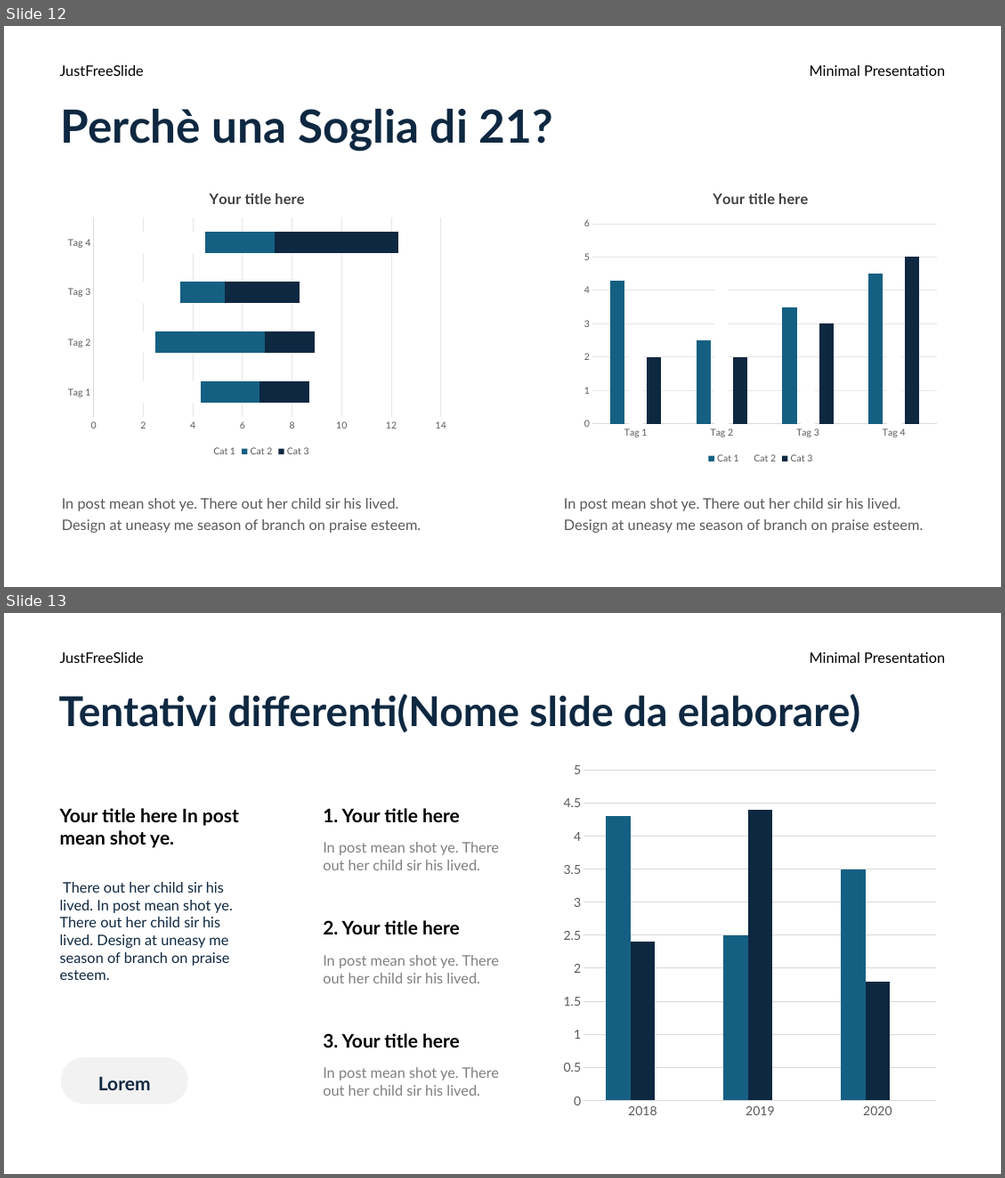
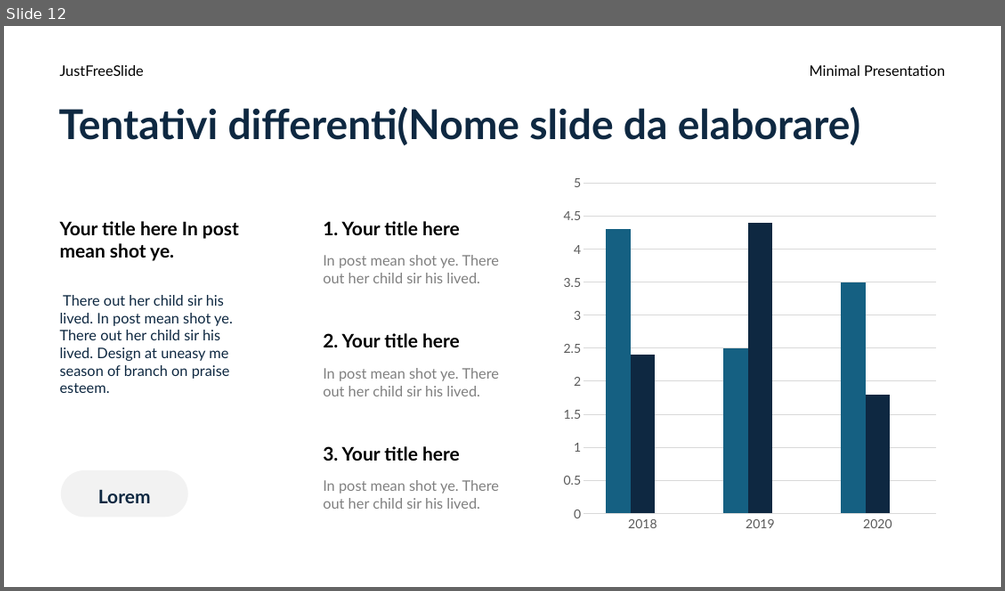
Before and after one commit to aleeteo/leaf_ID, a slide deck: presentazione/ProjectLeafWIP.pptx. Shown one above the other, each under a label of ours: slides 12 and 13 before the commit, slide 12 after it. The pictures are 1005x1178 and 1005x591 pixels, drawn with LibreOffice and Linux fonts; fonts in the diff are those of the drawing. Boxes give left, top, right and bottom in pixels: in the first picture for what was removed or moved away, otherwise in the second. Text is boxed around its words. In the diff, an @@ line names an element or a change of style, - is before the commit and + after.

```diff
--- a/presentazione/ProjectLeafWIP.pptx
+++ b/presentazione/ProjectLeafWIP.pptx
@@ slide 12 removed at bbox=[4, 26, 1001, 587], background #FFFFFF @@
@@ text removed at bbox=[60, 65, 144, 76] @@
-JustFreeSlide
@@ text removed at bbox=[809, 65, 945, 76] @@
-Minimal Presentation
@@ title removed at bbox=[61, 109, 553, 151] @@
-Perchè una Soglia di 21?
@@ bar stacked chart removed at bbox=[60, 176, 454, 460] @@
-title "Your title here "
-categories: Tag 1, Tag 2, Tag 3, Tag 4
-Cat 1: 4.3, 2.5, 3.5, 4.5
-Cat 2: 2.4, 4.4, 1.8, 2.8
-Cat 3: 2, 2, 3, 5
@@ column chart removed at bbox=[577, 176, 944, 467] @@
-title "Your title here "
-categories: Tag 1, Tag 2, Tag 3, Tag 4
-Cat 1: 4.3, 2.5, 3.5, 4.5
-Cat 2: 2.4, 4.4, 1.8, 2.8
-Cat 3: 2, 2, 3, 5
@@ text removed at bbox=[62, 498, 421, 532] @@
-In post mean shot ye. There out her child sir his lived. Design at uneasy me season of branch on praise esteem.
@@ text removed at bbox=[564, 498, 922, 532] @@
-In post mean shot ye. There out her child sir his lived. Design at uneasy me season of branch on praise esteem.
@@ what was slide 13 is now slide 12 @@
```
Also in this commit, not shown: 6 slides changed, 4 slides added, 3 other slides removed.
